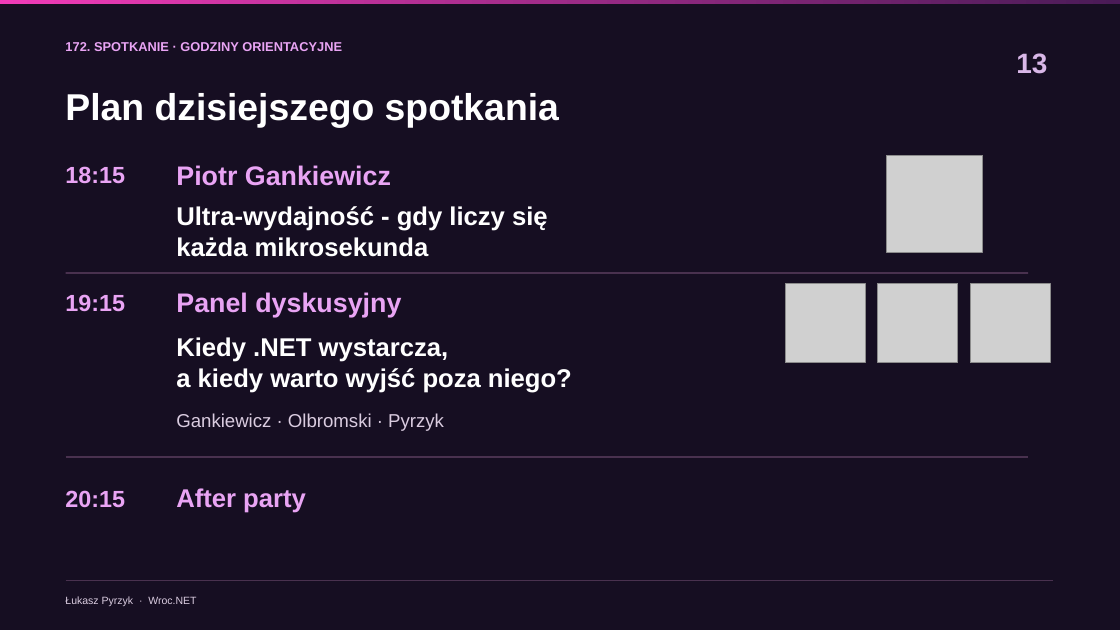
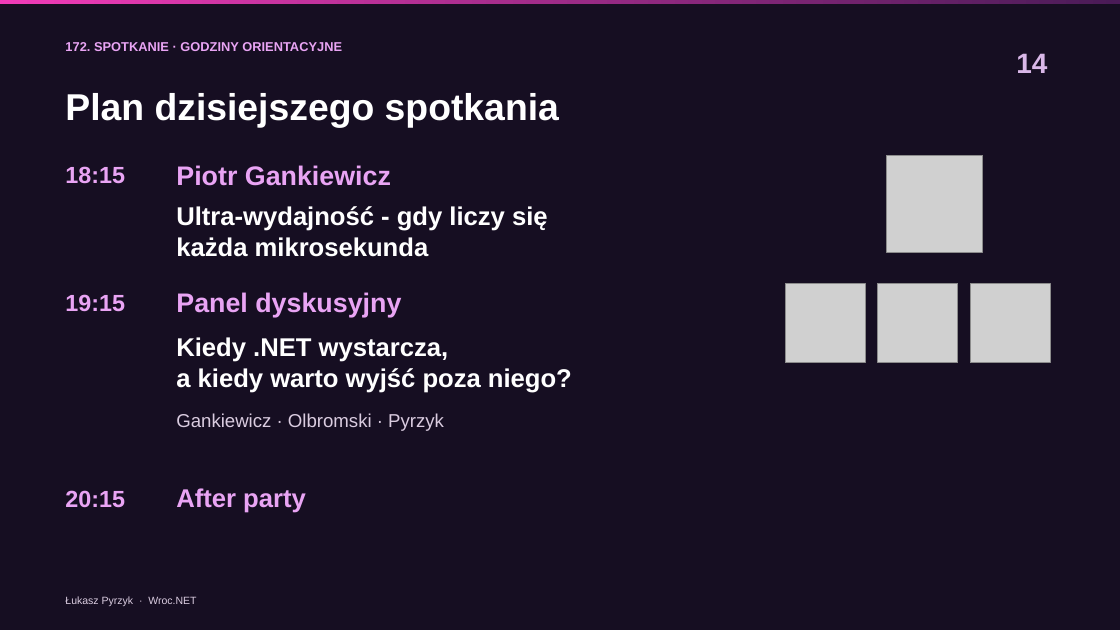
Before and after one commit to lukasz-pyrzyk/wrocnet.org, a slide deck: slide 14 of slides/172/2026-11-17-172-spotkanie.pptx (slide 13 before the commit). Drawn at 1120x630 pixels with LibreOffice and Linux fonts; fonts in the diff are those of the drawing; grey boxes stand for pictures. Boxes give left, top, right and bottom in pixels: in the first picture for what was removed or moved away, otherwise in the second. Text is boxed around its words. In the diff, an @@ line names an element or a change of style, - is before the commit and + after.

```diff
--- a/slides/172/2026-11-17-172-spotkanie.pptx
+++ b/slides/172/2026-11-17-172-spotkanie.pptx
@@ text at [1016,53,1047,73]: text changed @@
-13
+14
@@ line removed from (66, 273) to (1028, 273) @@
@@ line removed from (66, 457) to (1028, 457) @@
@@ line removed from (66, 581) to (1053, 581) @@
```
Also in this commit, not shown: 12 other slides changed, 2 slides added, 1 slide removed, 4 other files.
